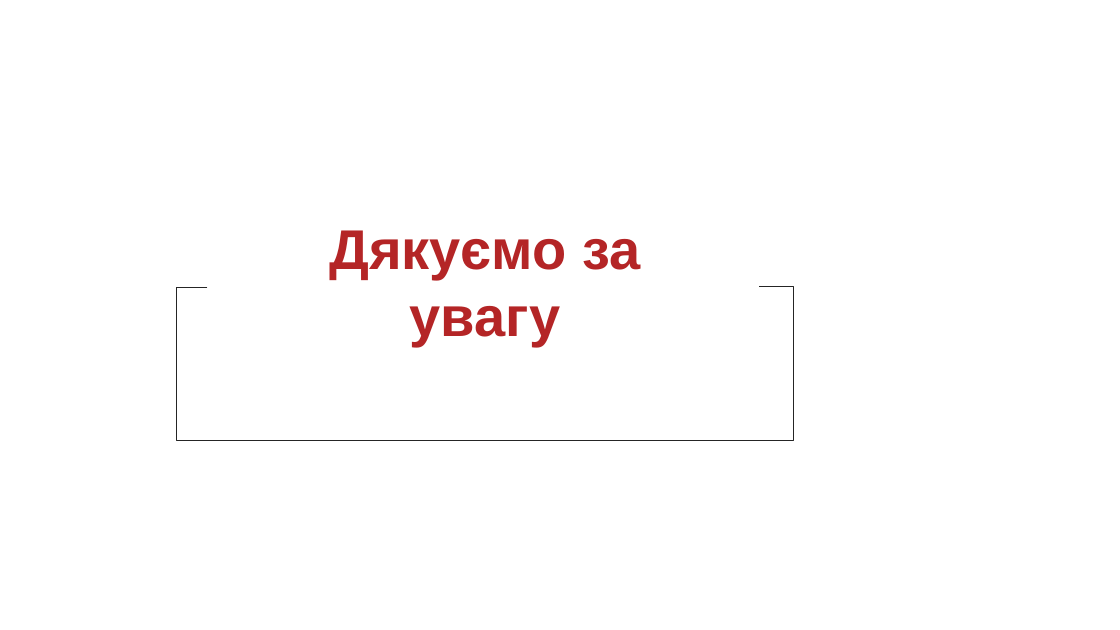
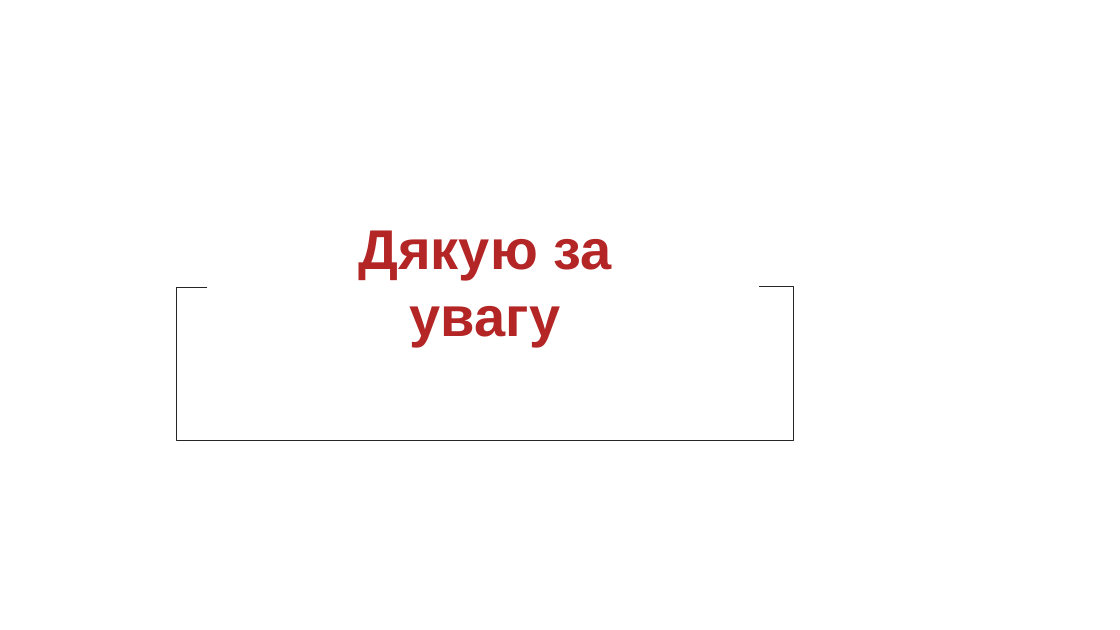
Before and after one commit to jedi2light/ZNTU-CourseWork-ChatBot, a slide deck: slide 9 of Assets/Presentation/Medical Bot.odp. Drawn at 1120x630 pixels with LibreOffice and Linux fonts; fonts in the diff are those of the drawing; background and template pictures are left out. Boxes give left, top, right and bottom in pixels: in the first picture for what was removed or moved away, otherwise in the second. Text is boxed around its words. In the diff, an @@ line names an element or a change of style, - is before the commit and + after.

Commit message:
Fixed presentation last slide title and addded PDF variant

```diff
--- a/Assets/Presentation/Medical Bot.odp
+++ b/Assets/Presentation/Medical Bot.odp
@@ title at <box>358,230,611,346</box>: text changed @@
-Дякуємо за увагу
+Дякую за увагу
```
Also in this commit, not shown: 2 other files.
